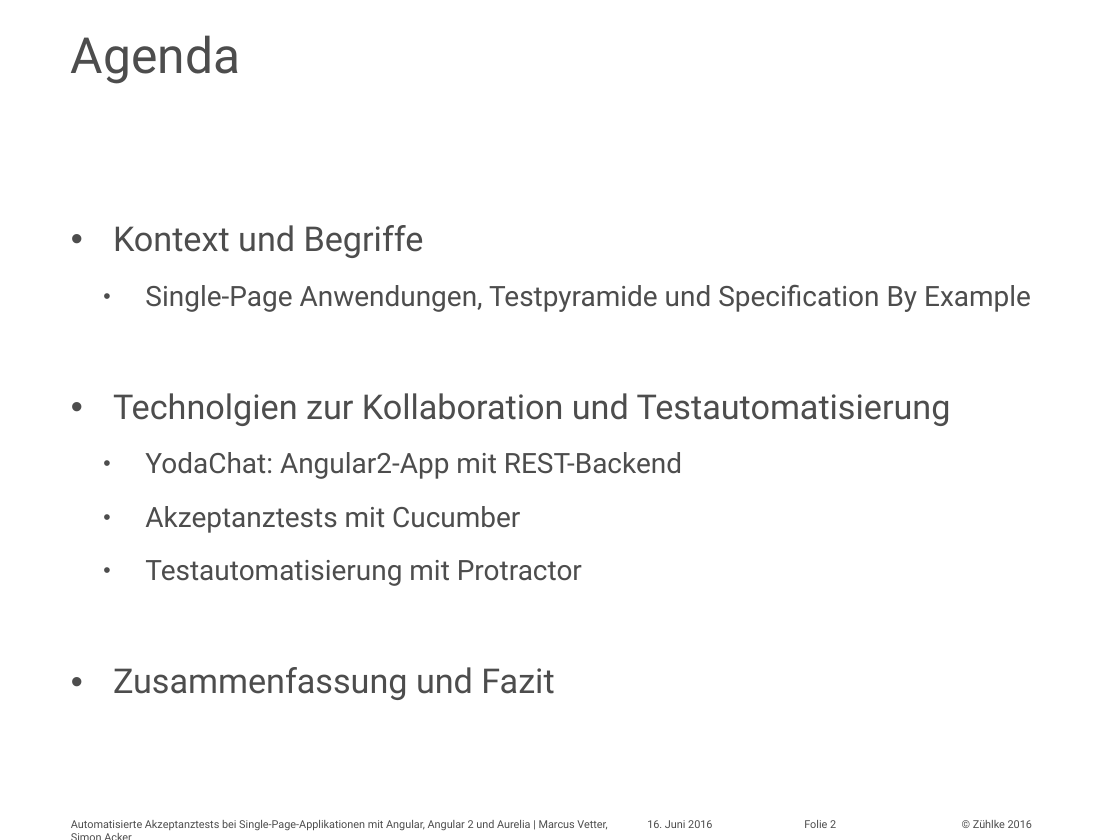
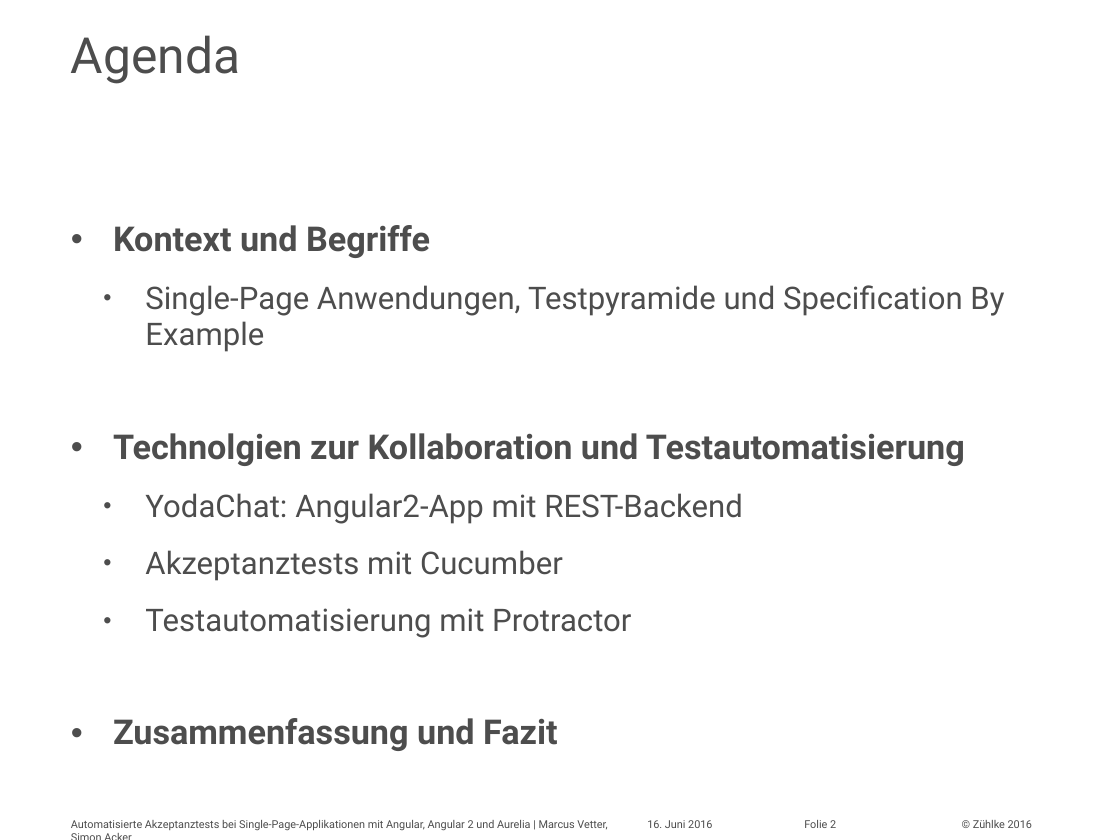
Before and after one commit to marcusvetter/yoda-chat, a slide deck: slide 2 of Vortrag_KE2016_MAVE_SIA.pptx. Drawn at 1120x840 pixels with LibreOffice and Linux fonts; fonts in the diff are those of the drawing. Boxes give left, top, right and bottom in pixels: in the first picture for what was removed or moved away, otherwise in the second. Text is boxed around its words. In the diff, an @@ line names an element or a change of style, - is before the commit and + after.

Commit message:
Finalized slides and improved e2e tests (esp. cucumber steps)

```diff
--- a/Vortrag_KE2016_MAVE_SIA.pptx
+++ b/Vortrag_KE2016_MAVE_SIA.pptx
@@ text "Kontext und Begriffe" at [113,225,1004,751]: bold on in "Kontext und Begriffe", "Technolgien zur Kollaboration und Testautomatisierung", "Zusammenfassung und Fazit"; size 18 to 20 pt in "Single-Page Anwendungen, Testpyramide und Specification By E ...", "YodaChat: Angular2-App mit REST-Backend", "Akzeptanztests mit Cucumber", "Testautomatisierung mit Protractor" @@
```
Also in this commit, not shown: 13 other slides changed, 6 slides added, 3 slides removed, 9 other files.
